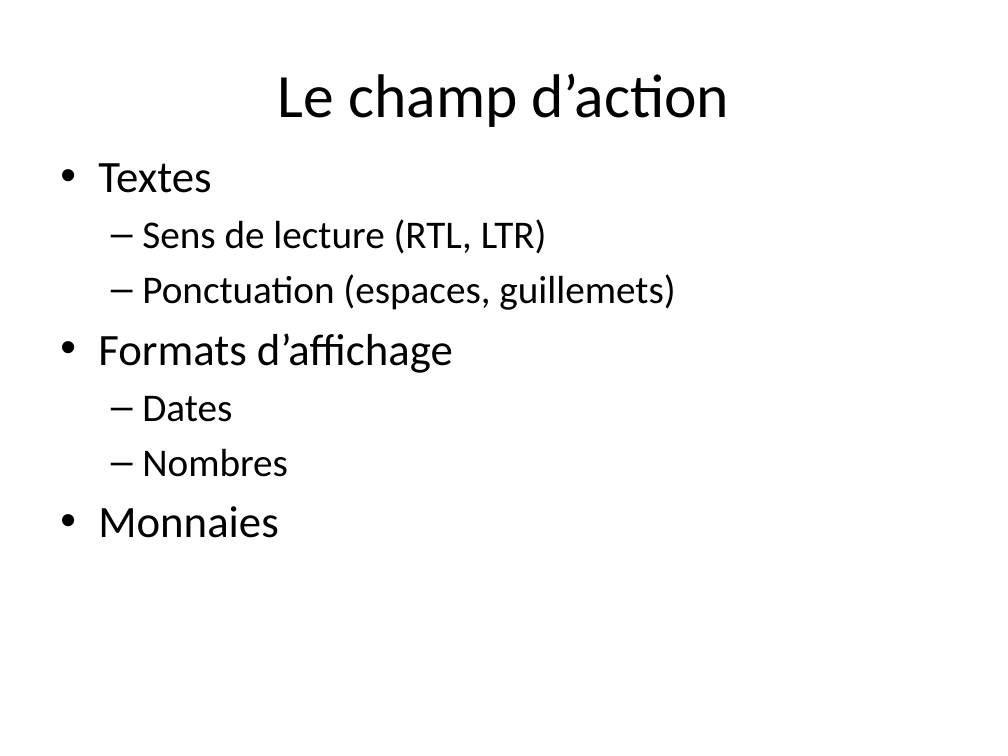
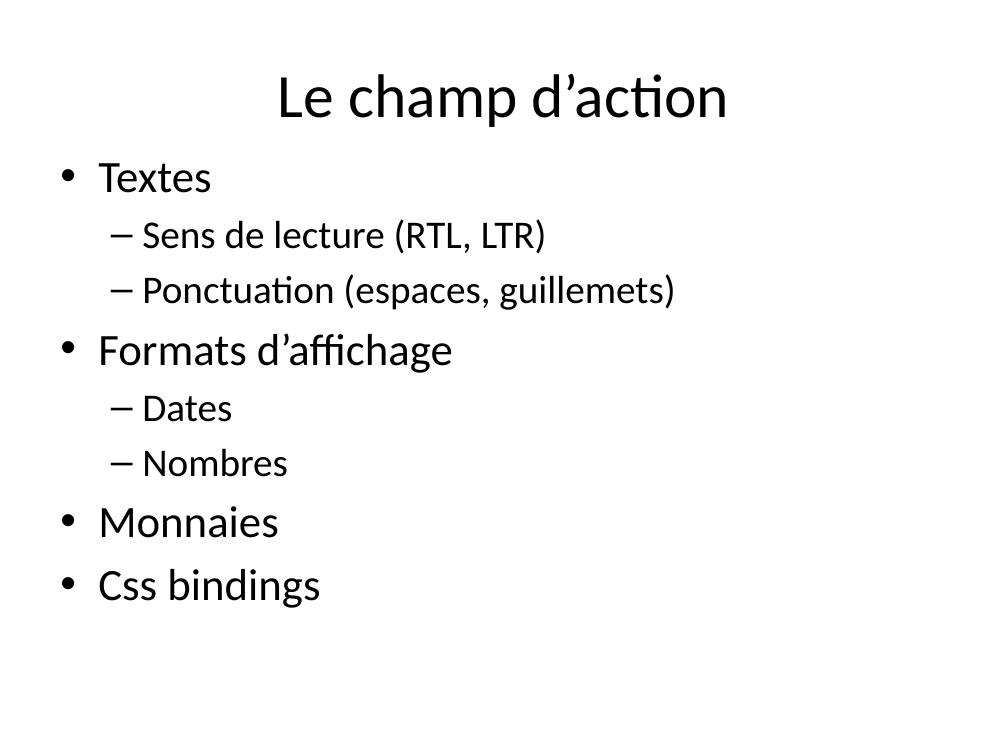
Before and after one commit to dbaeli/ez18n, a slide deck: slide 35 of ez18n-slides/javaone-2012/ez18n_javaone2012.pptx (slide 53 before the commit). Drawn at 1008x756 pixels with LibreOffice and Linux fonts; fonts in the diff are those of the drawing; background and template pictures are left out. Boxes give left, top, right and bottom in pixels: in the first picture for what was removed or moved away, otherwise in the second. Text is boxed around its words. In the diff, an @@ line names an element or a change of style, - is before the commit and + after.

```diff
--- a/ez18n-slides/javaone-2012/ez18n_javaone2012.pptx
+++ b/ez18n-slides/javaone-2012/ez18n_javaone2012.pptx
@@ text at bbox=[98, 569, 320, 608]: paragraph added @@
+• Css bindings
```
Also in this commit, not shown: 6 other slides changed, 4 slides added, 39 slides removed.
